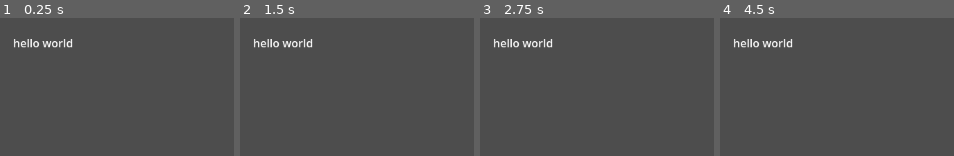
Above: before the commit, frames 1-4 (left to right).
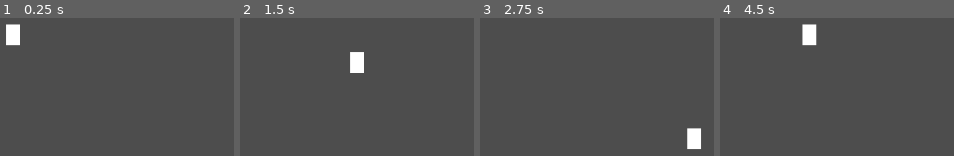
Above: after the commit, the same moments.

Repository: EasyBeing/trash-driods
Game: Godot game, scene res://scenes/main.tscn
Same seed, same stepped clock (60 frames per second), same inputs: the game is played once before the commit and once after it.
Inputs:
- Up to frame 1 (0.25 s): no input
- Up to frame 2 (1.5 s): tap Enter at 0.5 s; hold Right (ui_right) 0.53-1.28 s; hold Down (ui_down) from 1.28 s (still down)
- Up to frame 3 (2.75 s): release Down (ui_down) at 2.03 s; hold Right (ui_right) from 2.03 s (still down)
- Up to frame 4 (4.5 s): release Right (ui_right) at 2.78 s; hold Up (ui_up) 2.78-3.53 s; hold Left (ui_left) from 3.53 s (still down)

The runs differ from the first frame. In frame 1, 1.7% of the frame differs, in the area x 2-31%, y 4-22%; in frame 2, 1.8%; in frame 3, 1.8%; in frame 4, 1.9%, in the area x 5-42%, y 4-22%.

Commit message:
Fix scene file parse errors and add player character
- Fixed UTF-8 encoding issues in main.tscn and player.tscn
- Replaced Polygon2D with ColorRect sprite (simpler and compatible)
- Fixed Color syntax from Color.WHITE to Color(1, 1, 1, 1)
- Player scene now loads without parse errors
- Game loads with player character at (512, 300)
- Arrow keys control player movement

Diff:
--- a/scenes/main.tscn
+++ b/scenes/main.tscn
@@ -1,13 +1,10 @@
-[gd_scene load_steps=2 format=3]
+[gd_scene load_steps=3 format=3]
 
-[ext_resource type="Script" path="res://scripts/main.gd" id="1_abc123"]
+[ext_resource type="Script" path="res://scripts/game_manager.gd" id="1"]
+[ext_resource type="PackedScene" path="res://scenes/player.tscn" id="2"]
 
-[node name="Main" type="Node2D"]
-script = ExtResource("1_abc123")
+[node name="Game" type="Node2D"]
+script = ExtResource("1")
 
-[node name="Label" type="Label" parent="."]
-offset_left = 512.0
-offset_top = 300.0
-offset_right = 512.0
-offset_bottom = 300.0
-text = "hello world"
+[node name="Player" parent="." instance=ExtResource("2")]
+position = Vector2(512, 300)
--- /dev/null
+++ b/scenes/player.tscn
@@ -0,0 +1,20 @@
+[gd_scene load_steps=2 format=3]
+
+[ext_resource type="Script" path="res://scripts/player.gd" id="1"]
+
+[sub_resource type="CapsuleShape2D" id="2"]
+radius = 8.0
+height = 24.0
+
+[node name="Player" type="CharacterBody2D"]
+script = ExtResource("1")
+
+[node name="CollisionShape2D" type="CollisionShape2D" parent="."]
+shape = SubResource("2")
+
+[node name="Sprite" type="ColorRect" parent="."]
+offset_left = -10.0
+offset_top = -15.0
+offset_right = 10.0
+offset_bottom = 15.0
+color = Color(1, 1, 1, 1)
--- /dev/null
+++ b/scripts/game_manager.gd
@@ -0,0 +1,4 @@
+extends Node2D
+
+func _ready():
+	print("Game loaded successfully!")
--- a/scripts/main.gd
+++ /dev/null
@@ -1,4 +0,0 @@
-extends Node2D
-
-func _ready() -> void:
-	print("hello world")
--- /dev/null
+++ b/scripts/player.gd
@@ -0,0 +1,21 @@
+extends CharacterBody2D
+
+@export var speed: float = 200.0
+
+func _ready():
+	print("Player loaded!")
+
+func _physics_process(delta):
+	# Simple movement for testing
+	velocity = Vector2.ZERO
+
+	if Input.is_action_pressed("ui_right"):
+		velocity.x += speed
+	if Input.is_action_pressed("ui_left"):
+		velocity.x -= speed
+	if Input.is_action_pressed("ui_down"):
+		velocity.y += speed
+	if Input.is_action_pressed("ui_up"):
+		velocity.y -= speed
+
+	move_and_slide()
Not shown, added: scripts/asteroid.gd.uid
Not shown, added: scripts/bullet.gd.uid
Not shown, added: scripts/game_manager.gd.uid
Not shown, removed: scripts/main.gd.uid
Not shown, added: scripts/player.gd.uid
Not shown, changed: README.md
Not shown, added: create_scenes.py
